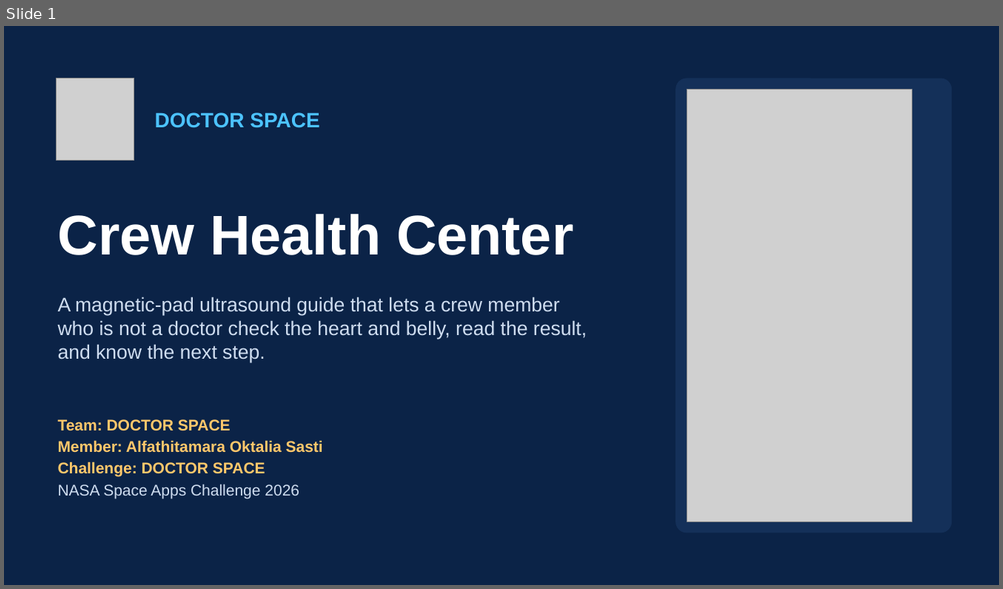
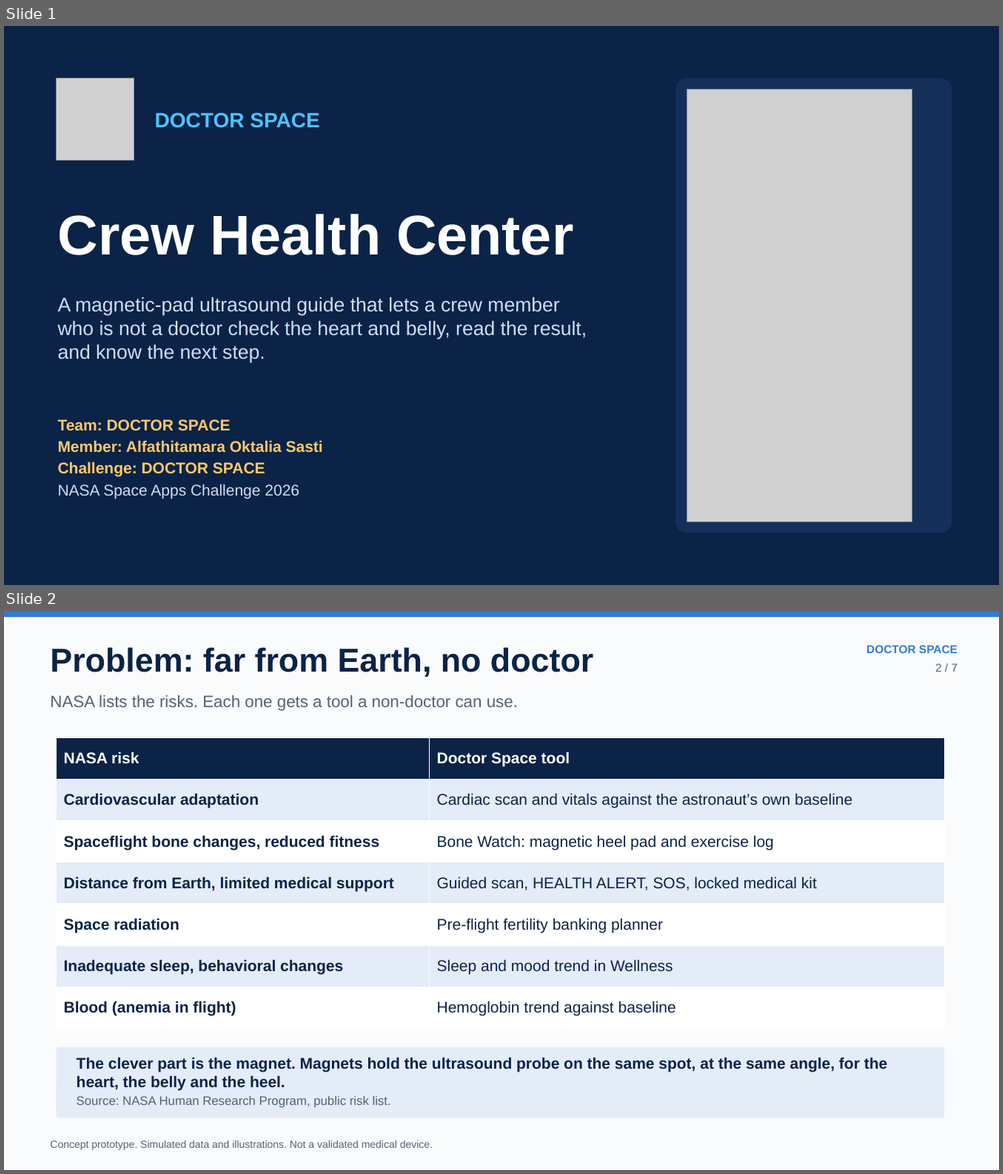
Before and after one commit to alfathitamara/Doctor-Space, a slide deck: deck/Doctor_Space_NASA_SpaceApps_2026.pptx. Shown one above the other, each under a label of ours: slide 1 before the commit, slides 1 and 2 after it. The pictures are 1003x589 and 1003x1174 pixels, drawn with LibreOffice and Linux fonts; fonts in the diff are those of the drawing; grey boxes stand for pictures. Boxes give left, top, right and bottom in pixels: in the first picture for what was removed or moved away, otherwise in the second. Text is boxed around its words. In the diff, an @@ line names an element or a change of style, - is before the commit and + after.

```diff
--- a/deck/Doctor_Space_NASA_SpaceApps_2026.pptx
+++ b/deck/Doctor_Space_NASA_SpaceApps_2026.pptx
@@ slide 2 added at (x1=4, y1=611, x2=999, y2=1170), background #FAFBFC @@
@@ rectangle added at (x1=4, y1=611, x2=999, y2=617), fill #2F7BD6 @@
@@ text added at (x1=50, y1=647, x2=593, y2=677), 32 pt, text #0B2347, bold @@
+Problem: far from Earth, no doctor
@@ text added at (x1=866, y1=645, x2=957, y2=653), 11 pt, text #2F7BD6, bold @@
+DOCTOR SPACE
@@ text added at (x1=935, y1=664, x2=958, y2=672), 11 pt, text #556273 @@
+2 / 7
@@ text added at (x1=50, y1=695, x2=518, y2=711), 16 pt, text #556273 @@
+NASA lists the risks. Each one gets a tool a non-doctor can use.
@@ table added at (x1=57, y1=738, x2=944, y2=1029), 7 rows, 2 columns @@
+NASA risk | Doctor Space tool
+Cardiovascular adaptation | Cardiac scan and vitals against the astronaut’s own baseline
+Spaceflight bone changes, reduced fitness | Bone Watch: magnetic heel pad and exercise log
+Distance from Earth, limited medical support | Guided scan, HEALTH ALERT, SOS, locked medical kit
+Space radiation | Pre-flight fertility banking planner
+Inadequate sleep, behavioral changes | Sleep and mood trend in Wellness
+Blood (anemia in flight) | Hemoglobin trend against baseline
@@ rounded rectangle added at (x1=57, y1=1048, x2=944, y2=1119), fill #E3ECF7 @@
@@ text added at (x1=77, y1=1057, x2=887, y2=1108), 15 pt, text #0B2347, bold @@
+The clever part is the magnet. Magnets hold the ultrasound probe on the same spot, at the same angle, for the heart, the belly and the heel.
+Source: NASA Human Research Program, public risk list.
@@ text added at (x1=50, y1=1141, x2=432, y2=1150), 10 pt, text #556273 @@
+Concept prototype. Simulated data and illustrations. Not a validated medical device.
```
Also in this commit, not shown: 3 slides changed, 1 other slide added, 2 slides removed, 2 other files.
